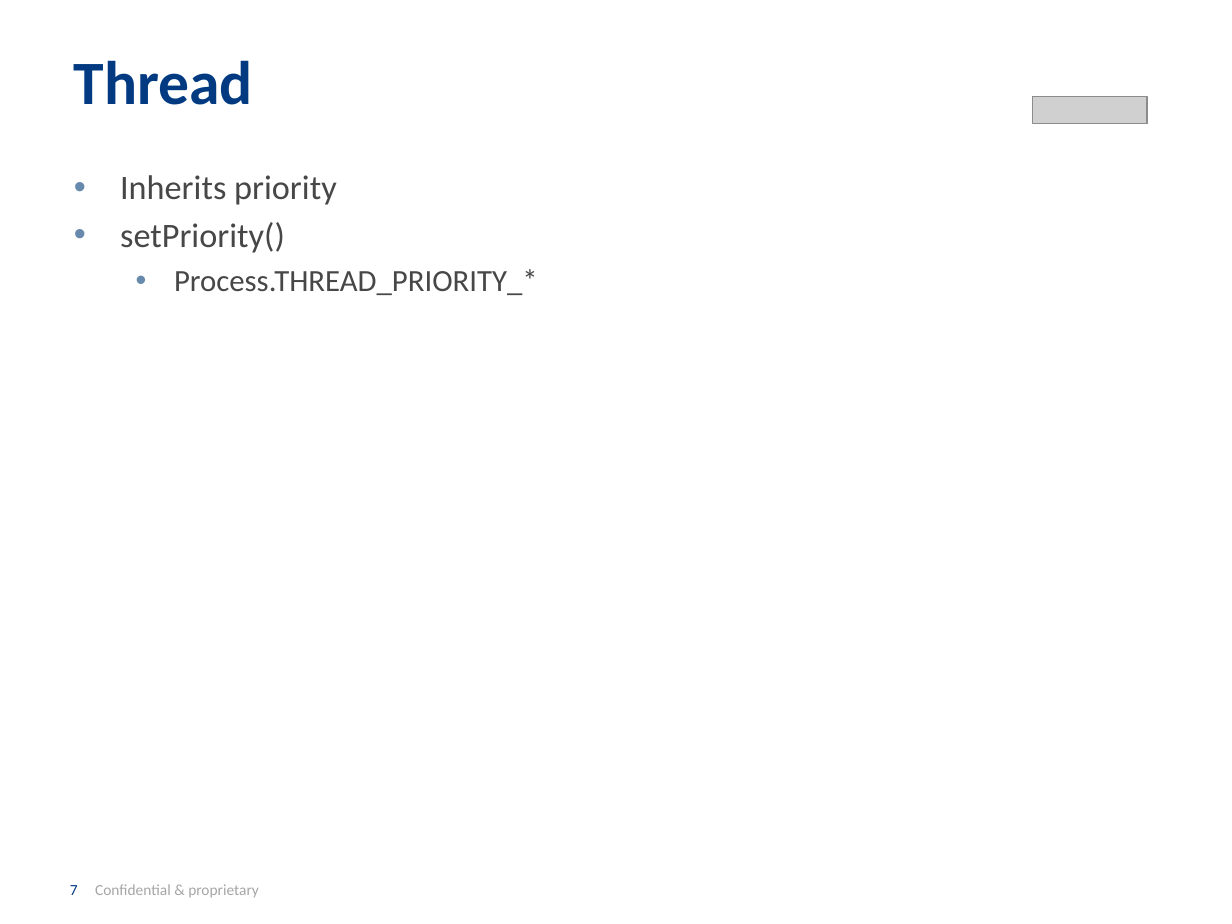
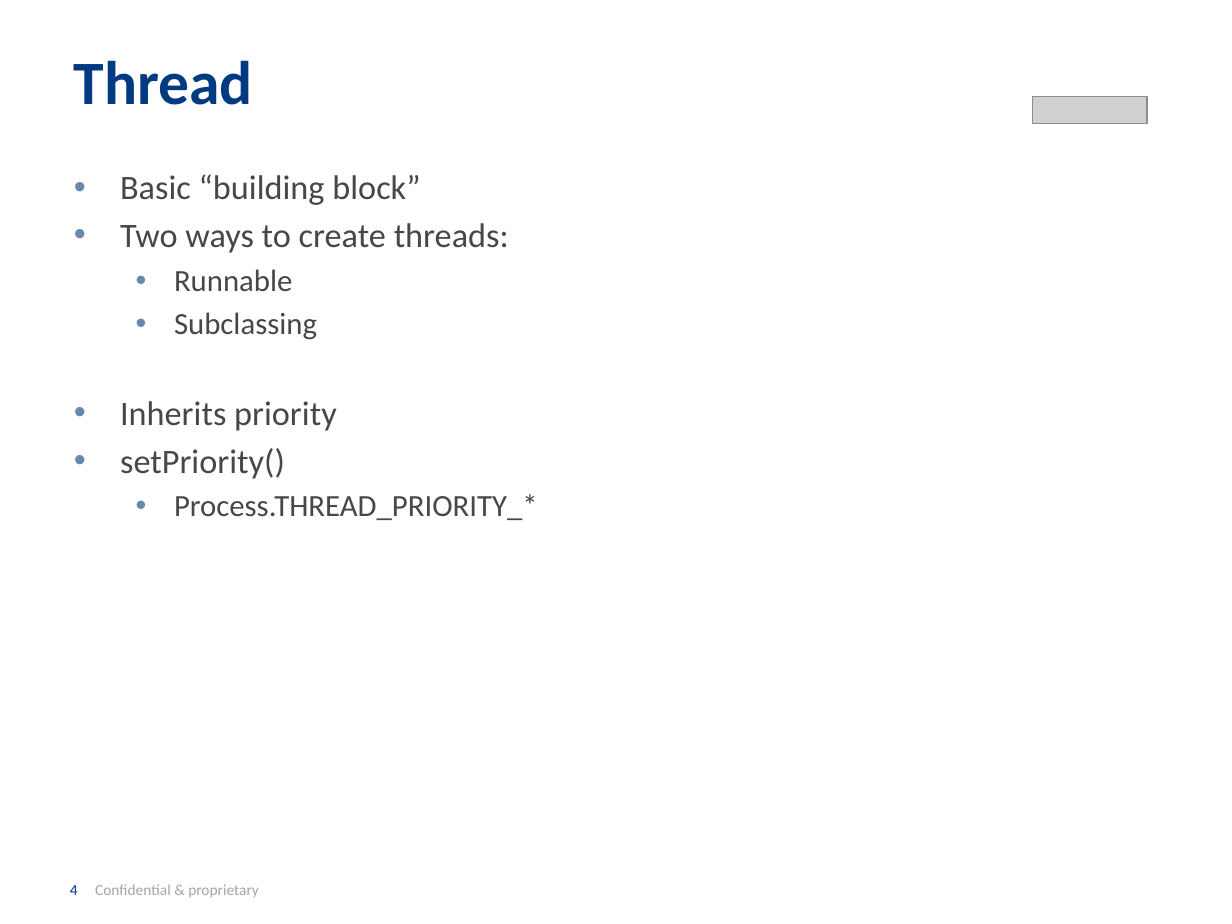
Before and after one commit to INRIX-Iurii-Okhmat/BrownBags, a slide deck: slide 4 of Presentation/Asynchronous Android.pptx (slide 7 before the commit). Drawn at 1232x924 pixels with LibreOffice and Linux fonts; fonts in the diff are those of the drawing; grey boxes stand for pictures; background and template pictures are left out. Boxes give left, top, right and bottom in pixels: in the first picture for what was removed or moved away, otherwise in the second. Text is boxed around its words. In the diff, an @@ line names an element or a change of style, - is before the commit and + after.

```diff
--- a/Presentation/Asynchronous Android.pptx
+++ b/Presentation/Asynchronous Android.pptx
@@ text at (120,174,509,340): paragraphs added @@
+• Basic “building block”
+• Two ways to create threads:
+  • Runnable
+  • Subclassing
@@ page number at (70,884,259,897): text changed @@
-7 Confidential & proprietary
+4 Confidential & proprietary
```
Also in this commit, not shown: 12 other slides changed, 3 slides added, 12 slides removed, 1 other file.
